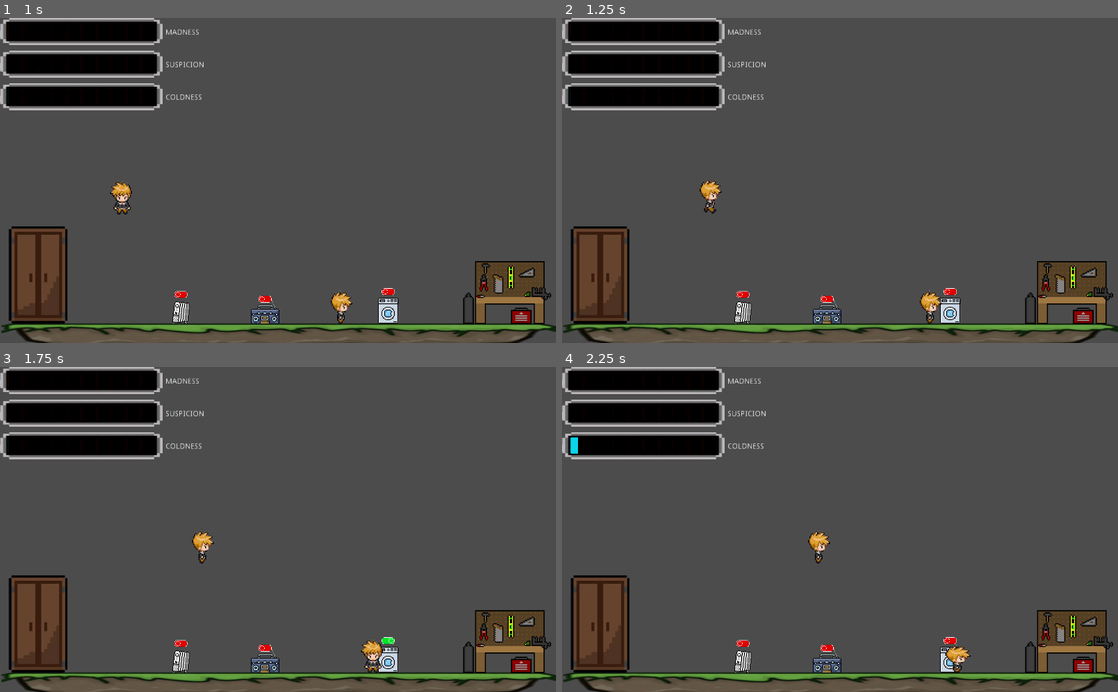
Above: before the commit, frames 1-4 (two rows, left to right).
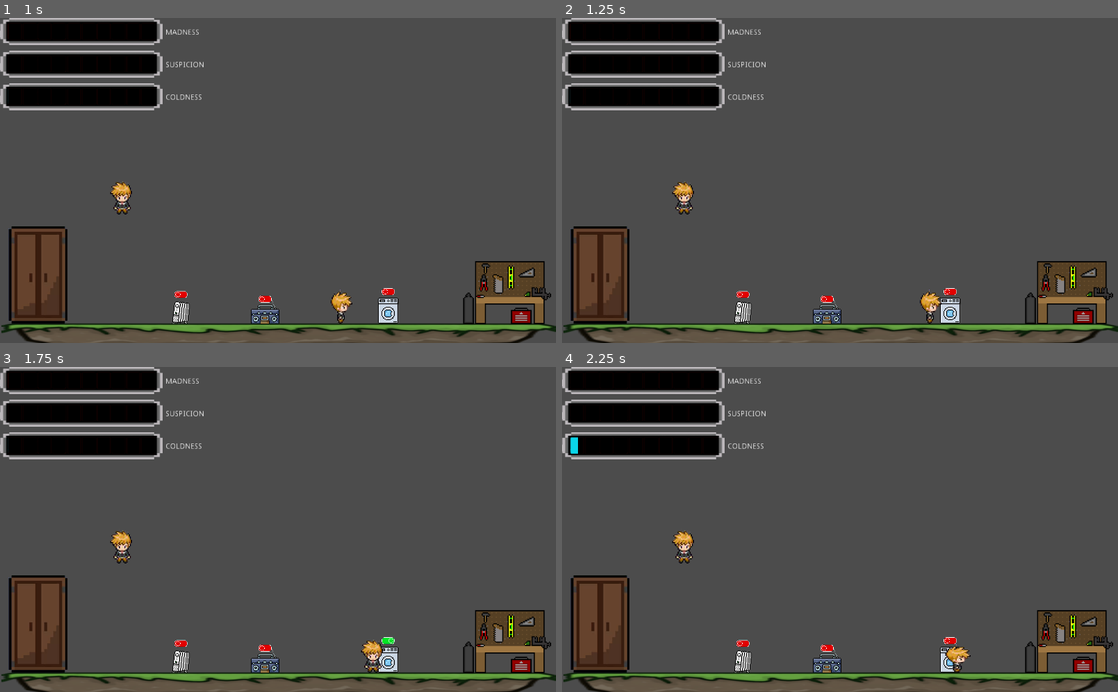
Above: after the commit, the same moments.

Repository: Gaspary23/Sombras_da_Familia
Game: Godot game, scene res://Game/Game.tscn
The game is run twice, just before and just after one commit, with the same random seed, the same clock (stepped at 60 frames per second) and the same inputs.
Inputs:
- Up to frame 1 (1 s): tap Enter at 0.5 s; hold Right (right) from 0.53 s (still down); tap E (interact) at 0.6 s
- Up to frame 2 (1.25 s): keep holding Right (right)
- Up to frame 3 (1.75 s): release Right (right) at 1.28 s; hold Down (down) from 1.28 s (still down); tap E (interact) at 1.35 s
- Up to frame 4 (2.25 s): release Down (down) at 2.03 s; hold Right (right) from 2.03 s (still down); tap E (interact) at 2.1 s

Frame 1 is identical in both runs. In frame 2, 0.5% of the frame differs, in the area x 19-29%, y 49-61%; in frame 3, 0.5%; in frame 4, 0.5%.

Commit message:
fix: NPC timer memory leak

Diff:
--- a/Game/Game.gd
+++ b/Game/Game.gd
@@ -45,14 +45,6 @@
 		get_tree().change_scene("res://Game/GameOver.tscn")
 
 
-func goto_scene(path: String):
-	var world := get_child(0)
-	world.free()
-	var res := ResourceLoader.load(path)
-	current_scene = res.instance()
-	get_tree().get_root().add_child(current_scene)
-
-
 func _ready():
 	prev_time = OS.get_unix_time()
 	current_scene = get_child(0) # pega o Level1, etc
--- a/NPC/NPC.gd
+++ b/NPC/NPC.gd
@@ -12,12 +12,13 @@
 var current_state = State.waiting
 var suspission_level = 0
 var standBy = false
+var timer := Timer.new()
+var tween
 
 
 func _physics_process(_delta):
 	state_machine()
 
-	print(suspission_level)
 	if (suspission_level > 30):
 		current_state = State.checking
 
@@ -28,7 +29,7 @@
 			print("DIE")
 
 		State.waiting: # Remain idle
-			yield(get_tree().create_timer(1), "timeout")
+			yield(timer, "timeout")
 			standBy = false
 			target_pos = obj_pos
 			current_state = State.walking
@@ -49,7 +50,7 @@
 			motion = move_and_slide(motion, Vector2.UP)
 
 		State.working: # Do work
-			yield(get_tree().create_timer(2), "timeout")
+			yield(timer, "timeout")
 			standBy = true
 			target_pos = initial_pos
 			current_state = State.walking
@@ -70,5 +71,21 @@
 		sprite.play("front")
 
 
+func squash_and_stretch():
+	tween = create_tween()
+	tween.tween_property(sprite, "scale", Vector2(1.25,0.75), 0.1)
+	tween.tween_property(sprite, "scale", Vector2(1,1), 0.1)
+
+
 func set_obj_pos(pos: Vector2):
 	obj_pos = pos
+
+
+func _on_timer_timeout() -> void:
+	queue_free()
+
+func _ready():
+	timer.set_wait_time(5)
+	timer.set_one_shot(false)
+	self.add_child(timer)
+	timer.start()
